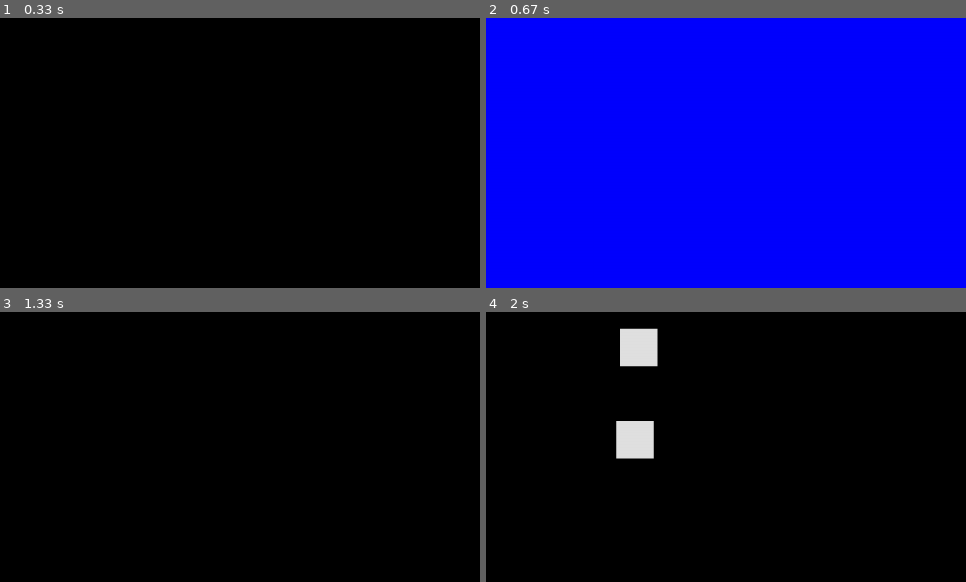
Above: before the commit, frames 1-4 (two rows, left to right).
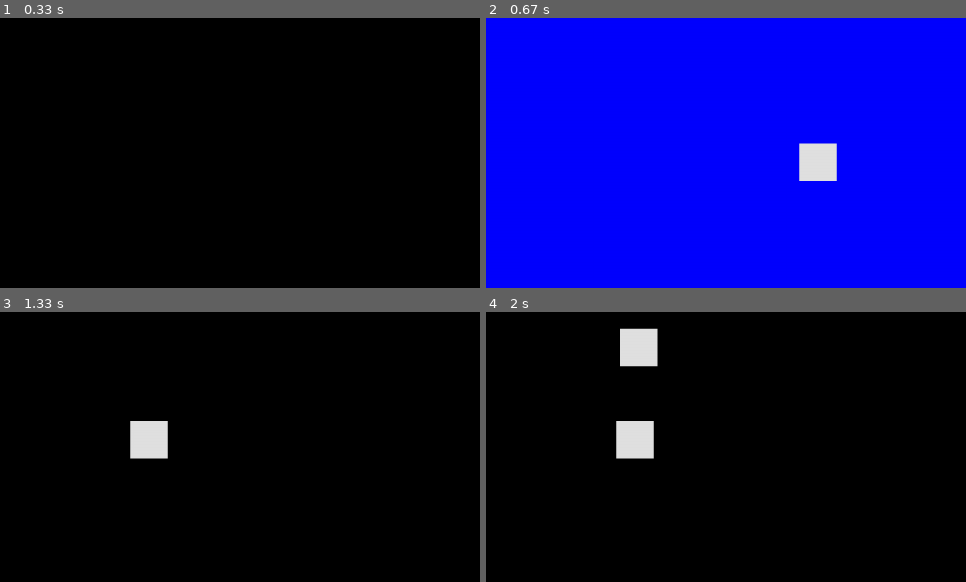
Above: after the commit, the same moments.

Repository: LingBangYieng/Cyberleaf
Game: pygame game, started from pygame_example.py
Two runs of this game, one before a commit and one after it. Both use one fixed random seed, a clock stepped at 60 frames per second and the inputs below.
Inputs (mouse positions are % of the whole screen's width and height, from its top left):
- Up to frame 1 (0.33 s): no input
- Up to frame 2 (0.67 s): hold M from 0.33 s (still down); move the mouse to (43, 45) at 0.37 s
- Up to frame 3 (1.33 s): release M at 0.8 s; hold F11 0.83-1.3 s; move the mouse to (24, 42) at 0.87 s
- Up to frame 4 (2 s): click (81, 71) at 1.48 s; click (25, 25) at 1.82 s
The pictures show only the part of the screen within x 9-59%, y 19-69%; the shares and areas given below are measured in that part.

Frame 1 is identical in both runs. In frame 2, 1.1% of the frame differs, in the area x 65-74%, y 46-61%; in frame 3, 1.1%; in frame 4, nothing differs.

Commit message:
look at it bro

Diff:
--- a/pygame_example.py
+++ b/pygame_example.py
@@ -10,6 +10,7 @@
 screen_height = 600
 sqr = 50
 screen1 = pygame.display.set_mode((screen_width, screen_height), pygame.RESIZABLE)
+pygame.display.set_caption("grunig")
 screen2 = pygame.display.set_mode((screen_width, screen_height), pygame.RESIZABLE)
 player = pygame.Rect((sqr, sqr, sqr, sqr))
 center = screen_height/2 , screen_width/2
@@ -19,13 +20,14 @@
 player_y = float(player.y)
 menu_change = 1
 switch = 0
-pygame.mouse.set_visible(False)
+currentscreen = screen1
+pygame.mouse.set_visible(True)
 
 
 
 while run:
 
-    pygame.draw.rect(screen1, ((225, 225, 225)), player)
+    pygame.draw.rect(currentscreen, ((225, 225, 225)), player)
     player_pos = player.x, player.y
     key = pygame.key.get_pressed()
 
@@ -40,10 +42,16 @@
 
         if menu_change:
             screen2.fill((255, 0, 0))
+            pygame.draw.rect(screen2, ((225, 225, 225)), player)
+            currentscreen = screen2
             menu_change = 0
         else:
             screen1.fill((0, 0, 255,))
+            pygame.draw.rect(screen1, ((225, 225, 225)), player)
+            currentscreen = screen1
             menu_change = 1
+
+    pygame.display.update()
 
 
     if key[pygame.K_ESCAPE] == True or key[pygame.K_q] == True:
@@ -51,19 +59,19 @@
 
     if key[pygame.K_F11] == True:
         if fullscreen:
-            screen1 = pygame.display.set_mode((screen_width, screen_height))
+            currentscreen = pygame.display.set_mode((screen_width, screen_height))
             fullscreen = False
             pygame.time.delay(200)
 
         else:
-            screen1 = pygame.display.set_mode((0, 0), pygame.FULLSCREEN)
+            currentscreen = pygame.display.set_mode((0, 0), pygame.FULLSCREEN)
             fullscreen = True
 
     for event in pygame.event.get():
         if event.type == pygame.QUIT:
             run = False
 
-    pygame.display.update()
+    pygame.display.flip()
 
 pygame.quit()
 
